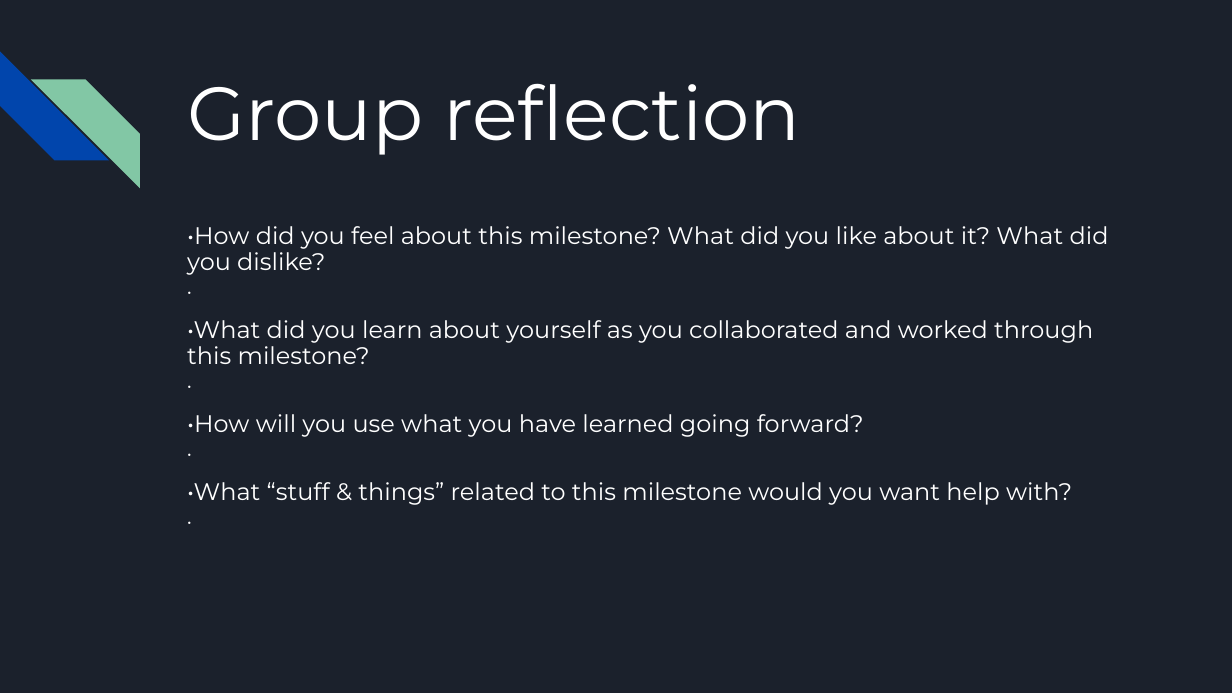
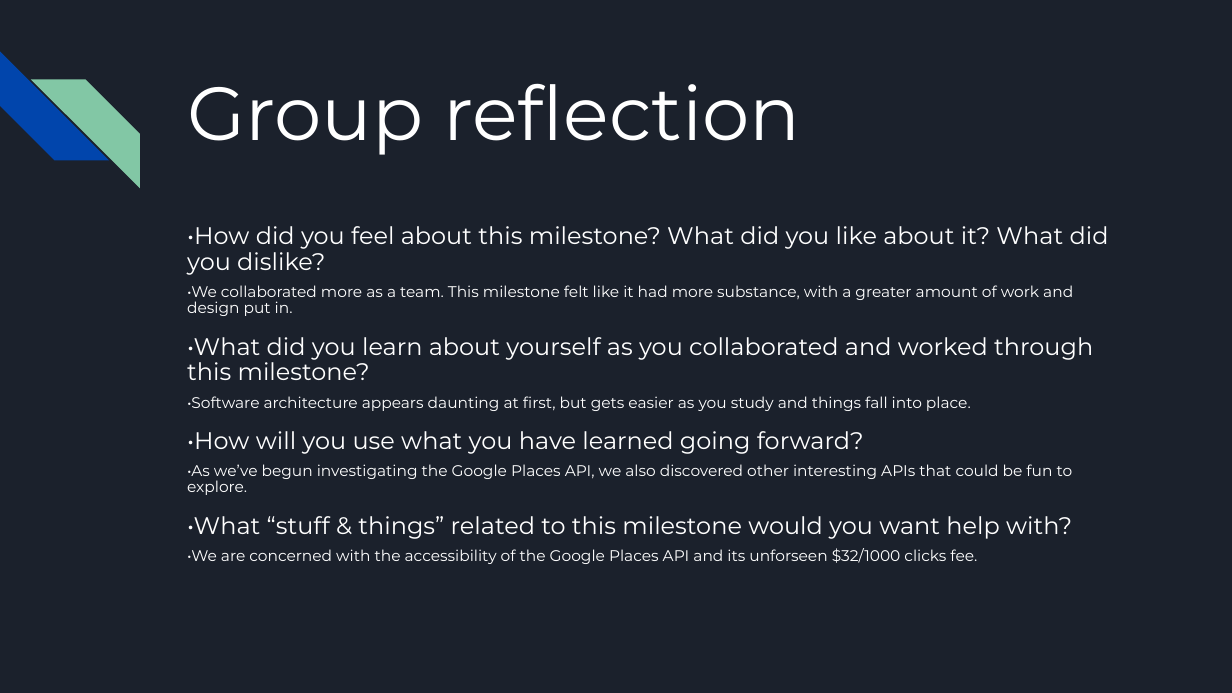
Before and after one commit to brianj-kim/ENSE-374-Project, a slide deck: slide 14 of Milestone#2 Reportouts/Milestone 2 report (WIP).pptx (slide 13 before the commit). Drawn at 1232x693 pixels with LibreOffice and Linux fonts; fonts in the diff are those of the drawing. Boxes give left, top, right and bottom in pixels: in the first picture for what was removed or moved away, otherwise in the second. Text is boxed around its words. In the diff, an @@ line names an element or a change of style, - is before the commit and + after.

```diff
--- a/Milestone#2 Reportouts/Milestone 2 report (WIP).pptx
+++ b/Milestone#2 Reportouts/Milestone 2 report (WIP).pptx
@@ text at [187, 285, 1073, 316]: text changed @@
-•
+•We collaborated more as a team. This milestone felt like it had more substance, with a greater amount of work and design put in.
@@ text at [187, 396, 971, 411]: text changed @@
-•
+•Software architecture appears daunting at first, but gets easier as you study and things fall into place.
@@ text at [187, 464, 1073, 495]: text changed @@
-•
+•As we’ve begun investigating the Google Places API, we also discovered other interesting APIs that could be fun to explore.
@@ text at [187, 548, 977, 564]: text changed @@
-•
+•We are concerned with the accessibility of the Google Places API and its unforseen $32/1000 clicks fee.
```
Also in this commit, not shown: 9 other slides changed, 3 slides added, 2 slides removed.
